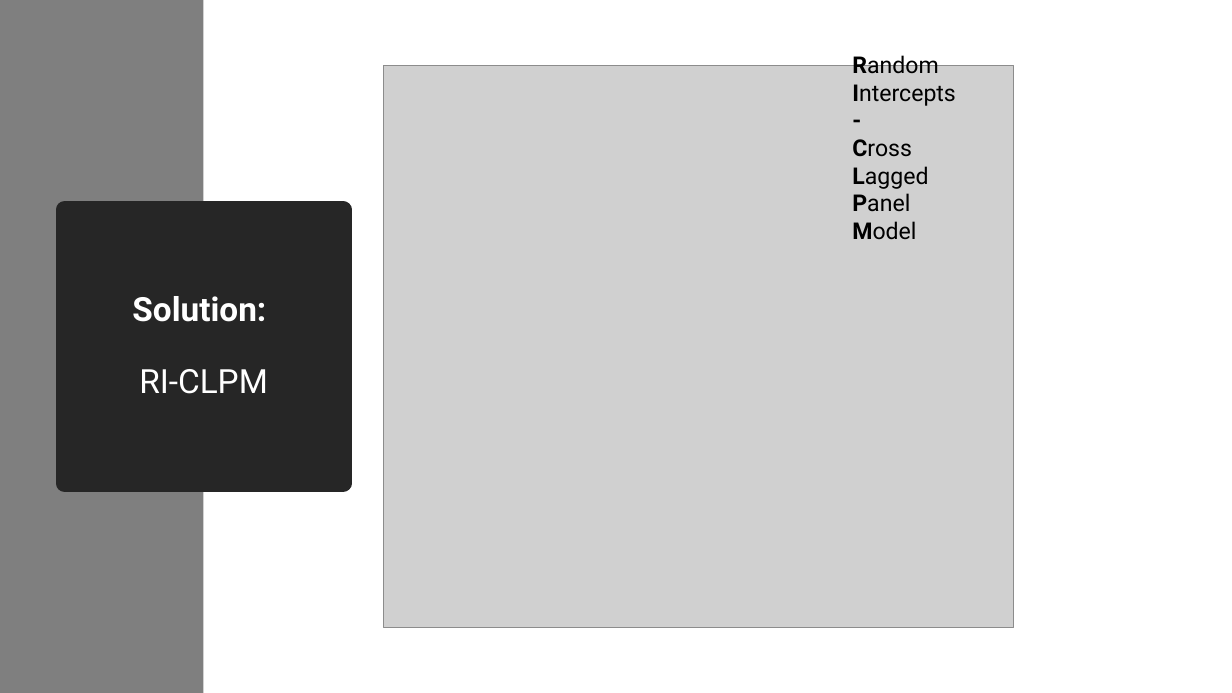
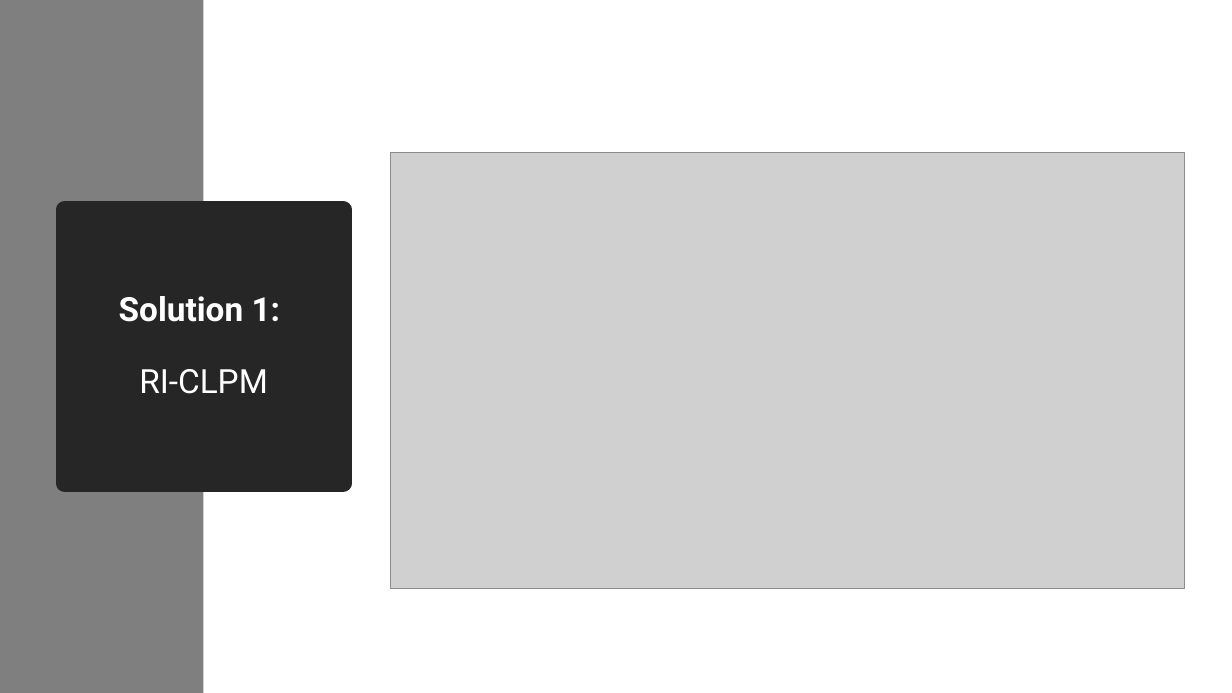
Before and after one commit to EmmaDirk/MachineLearning-BCA, a slide deck: slide 5 of Presentations/Presentation_1_12_workshop.pptx. Drawn at 1232x693 pixels with LibreOffice and Linux fonts; fonts in the diff are those of the drawing; grey boxes stand for pictures. Boxes give left, top, right and bottom in pixels: in the first picture for what was removed or moved away, otherwise in the second. Text is boxed around its words. In the diff, an @@ line names an element or a change of style, - is before the commit and + after.

```diff
--- a/Presentations/Presentation_1_12_workshop.pptx
+++ b/Presentations/Presentation_1_12_workshop.pptx
@@ text removed at (852,52,956,239) @@
-Random
-Intercepts
--
-Cross
-Lagged
-Panel
-Model
@@ picture: place and size @@
-picture at (384,65,1014,628)
+picture at (390,152,1184,589)
@@ title at (119,296,281,394): text changed @@
-Solution:
-RI-CLPM
+Solution 1:
+RI-CLPM
```
Also in this commit, not shown: 6 other slides changed, 5 slides added, 4 slides removed, 13 other files.
